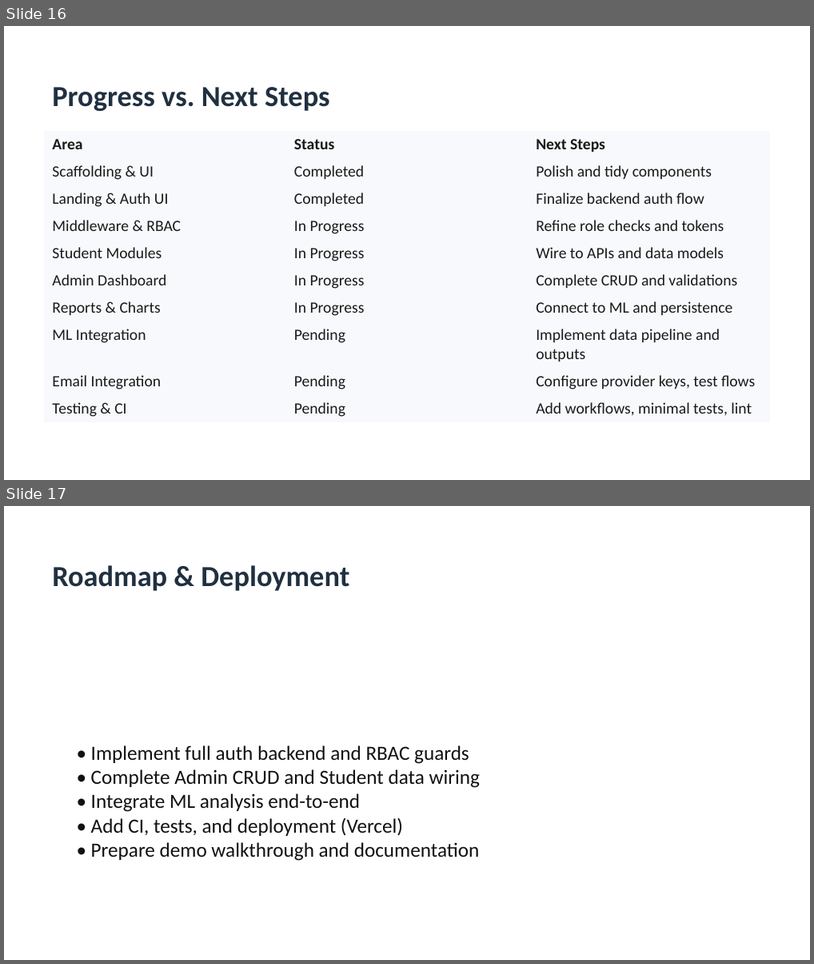
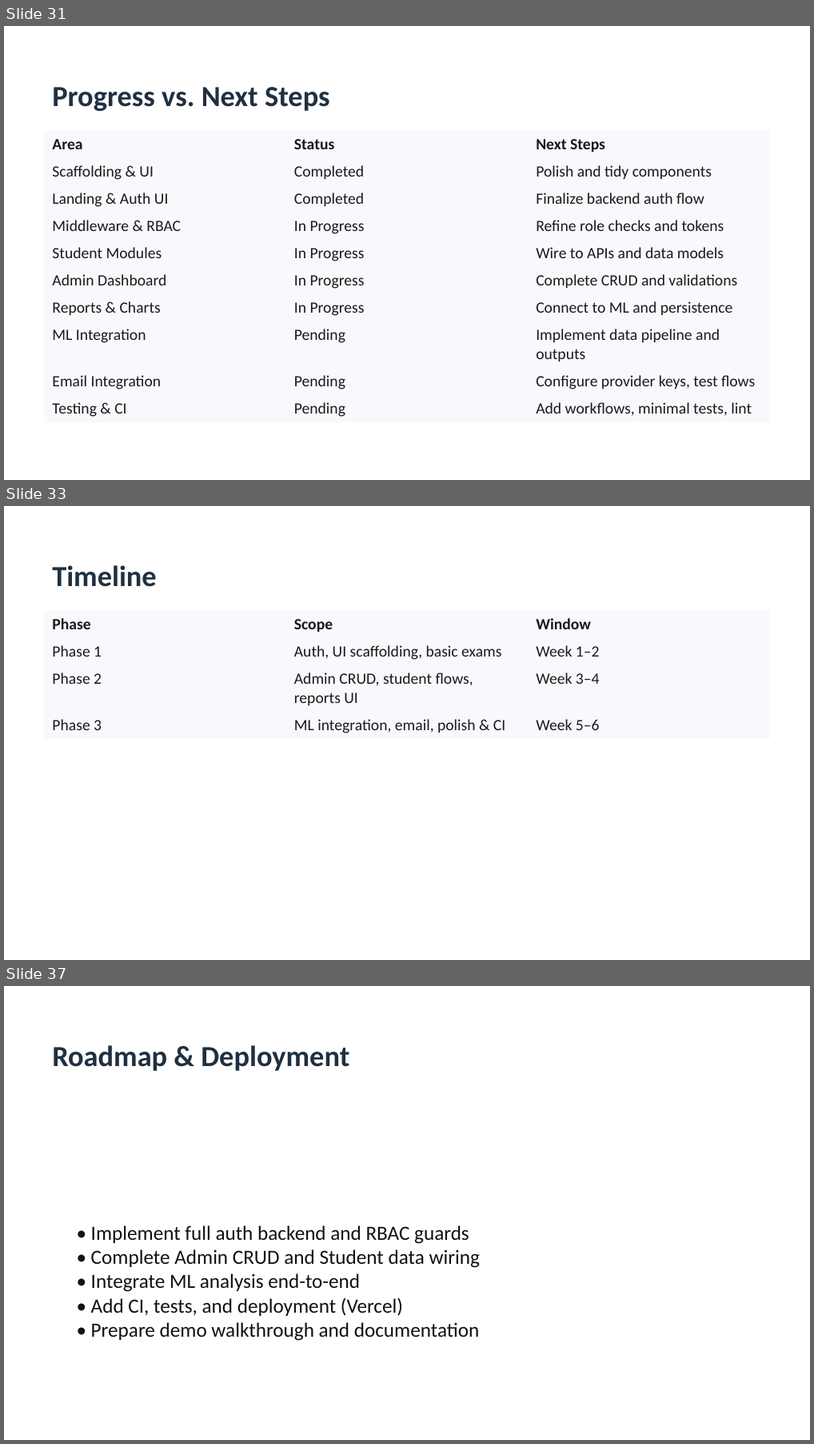
Before and after one commit to ManishKumarCs/learnify-platform, a slide deck: docs/learnify-platform-presentation.pptx. Shown one above the other, each under a label of ours: slides 16 and 17 before the commit, slides 31, 33 and 37 after it; the slides between them are not shown. The pictures are 814x964 and 814x1444 pixels, drawn with LibreOffice and Linux fonts; fonts in the diff are those of the drawing. Boxes give left, top, right and bottom in pixels: in the first picture for what was removed or moved away, otherwise in the second. Text is boxed around its words. In the diff, an @@ line names an element or a change of style, - is before the commit and + after.

```diff
--- a/docs/learnify-platform-presentation.pptx
+++ b/docs/learnify-platform-presentation.pptx
@@ slide 33 added at [4, 506, 810, 960], background #FFFFFF @@
@@ text added at [52, 565, 157, 587], 26 pt, text #203040, bold @@
+Timeline
@@ table added at [44, 611, 770, 736], 4 rows, 3 columns @@
+Phase | Scope | Window
+Phase 1 | Auth, UI scaffolding, basic exams | Week 1–2
+Phase 2 | Admin CRUD, student flows, reports UI | Week 3–4
+Phase 3 | ML integration, email, polish & CI | Week 5–6
@@ what was slide 16 is now slide 31 @@
@@ what was slide 17 is now slide 37 @@
```
Also in this commit, not shown: 20 other slides added, 1 other file.
